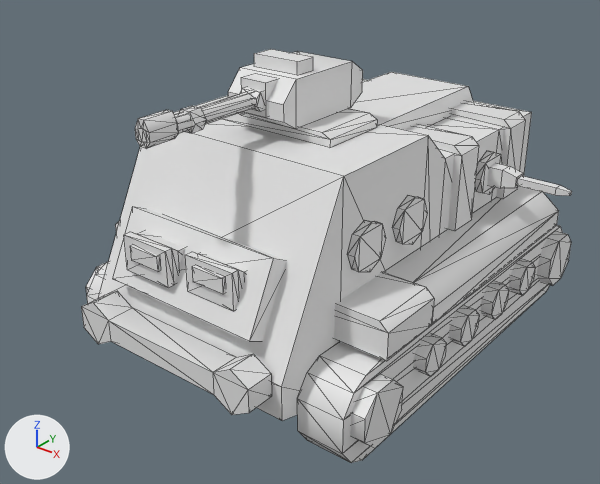
Two versions of the FBX model Assets/_Project/Art/Models/Unit/unit_Tank_Special_B_yup.fbx, one commit apart.
Rendered twice from a camera (50 mm lens) standing at (5.89, -8.35, 6.0) and looking at (0.15, -1.19, 1.56). The axes (+X, +Y, +Z) are drawn at lower left. The lights are the same throughout. The picture after the commit comes second. Mesh edges are drawn as thin lines. Where no turn or scale is listed for an object, it has been applied to the vertices.

The first picture shows 'unit_Tank_Special_B_Body_yup', 'unit_Tank_Special_B_Gun_yup.001', 'unit_Tank_Special_B_Turret_yup', 'unit_Tank_Special_B_Weapon_yup'.
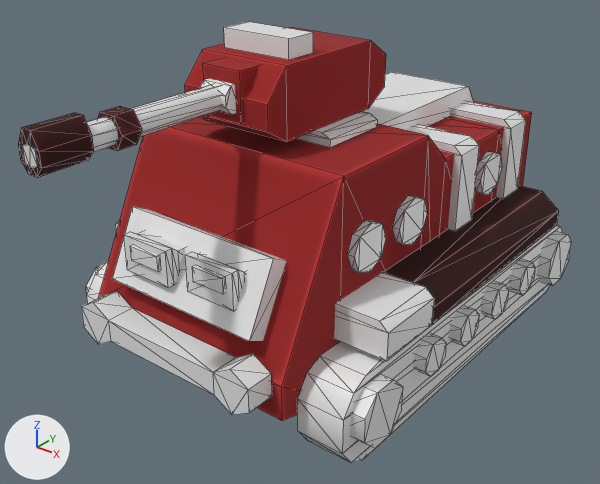
The newer file is also rescaled (x0.683) as a whole; pictures and numbers use the older file's frame.

Where the change shows, as pixel boxes [x1, y1, x2, y2] in the pictures (600 x 484 px; the box of a moved part takes in the faces that stretch with it):
'unit_Tank_Special_B_Body_yup', shading changed, recoloured (white to red): [96, 73, 559, 421] in both
'unit_Tank_Special_B_Turret_yup', reshaped, recoloured (49% wider, 48% taller): before [228, 49, 363, 129]; after [185, 22, 386, 141]
'unit_Tank_Special_B_Weapon_yup', recoloured, moved, rescaled (70% wider, 63% taller): before [135, 88, 263, 149]; after [18, 78, 236, 178]
'unit_Tank_Special_B_Gun_yup.001', deleted: before [487, 163, 572, 196]
part 1 of me_mesh, shading changed: [81, 73, 560, 421] in both
part 2 of me_mesh, recoloured (white to red): before [99, 79, 559, 421]; after [99, 101, 559, 421]
part 3 of me_mesh_001, moved or reshaped: before [228, 49, 363, 129]; after [185, 22, 386, 141]
part 4 of me_mesh_001, recoloured: before [228, 51, 363, 129]; after [185, 27, 386, 141]
part 5 of me_mesh_002, moved or reshaped: before [135, 88, 263, 149]; after [18, 78, 236, 178]
part 6 of me_mesh_002, recoloured: before [135, 106, 206, 149]; after [18, 106, 142, 178]

The change, as a diff of the scene's bpy script:
```diff
--- a/Assets/_Project/Art/Models/Unit/unit_Tank_Special_B_yup.fbx.py
+++ b/Assets/_Project/Art/Models/Unit/unit_Tank_Special_B_yup.fbx.py
@@ img_txtr_canopus_iii_set01_red_diff_png @@
+img_txtr_canopus_iii_set01_red_diff_png = load_image('txtr_canopus-iii_set01-red_diff.png', '../../../../Canopus-III_Low-Poly_Sci-Fi_Desert_Units_Set_1/textures/txtr_canopus-iii_set01-red_diff.png', 2048, 2048, 'sRGB')
@@ mat_actorcolor @@
+mat_actorcolor = principled_material('ActorColor')
+mat_actorcolor.texture = img_txtr_canopus_iii_set01_red_diff_png
+mat_actorcolor.roughness = 1.0
@@ mat_actormaterial @@
+mat_actormaterial = principled_material('ActorMaterial')
+mat_actormaterial.base_color = (0.8, 0.8, 0.8)  # white #e7e7e7
+mat_actormaterial.roughness = 0.4
@@ me_mesh_001 @@
 # used by ob_unit_tank_special_b_turret_yup; location = (0.0, -0.94, 3.15)
-me_mesh_001.from_pydata(...)  # 32 vertices, 25 faces; spans x -0.403..0.403, y -0.855..0.625, z 0.0..0.694
+me_mesh_001.from_pydata(...)  # 32 vertices, 25 faces; spans x -0.589..0.589, y -1.344..0.821, z -0.003..1.012
+# me_mesh_001 part 3: the whole mesh is multiplied about its middle by the matrix ((1.463, 0.0, 0.0), (0.0, 1.463, 0.0), (0.0, 0.0, 1.463)), then moved by (0.0, -0.147, 0.157)
+# me_mesh_001 part 4: all 20 faces centred in x -0.403..0.403, y -0.855..0.625, z 0.0..0.547 switch from no material to mat_actorcolor (picture img_txtr_canopus_iii_set01_red_diff_png)
+me_mesh_001.materials.append(mat_actormaterial)  # white #e7e7e7
@@ me_mesh @@
 me_mesh.from_pydata(...)  # 550 vertices, 802 faces; spans x -2.2..2.2, y -3.42..2.65, z 0.0..3.15
 # used by ob_unit_tank_special_b_body_yup; location = (0.0, 0.0, 0.0)
+# me_mesh part 1: edges marked sharp go from 524 to 548
+# me_mesh part 2: 82 of the faces centred in x -2.1..2.1, y -3.07..2.6, z 0.33..3.0 switch from no material to mat_actorcolor (picture img_txtr_canopus_iii_set01_red_diff_png)
+me_mesh.materials.append(mat_actormaterial)  # white #e7e7e7
@@ me_mesh_002 @@
 # used by ob_unit_tank_special_b_weapon_yup; location = (0.0, -1.75, 3.46)
-me_mesh_002.from_pydata(...)  # 64 vertices, 98 faces; spans x -0.13..0.13, y -1.64..0.0, z -0.12..0.16
+me_mesh_002.from_pydata(...)  # 64 vertices, 98 faces; spans x -0.19..0.19, y -2.87..-0.47, z -0.04..0.38
+# me_mesh_002 part 5: the whole mesh is scaled about its middle by 1.46, then moved by (0.0, -0.85, 0.15)
+# me_mesh_002 part 6: 58 of the faces centred in x -0.11..0.11, y -1.64..-0.9, z -0.12..0.16 switch from no material to mat_actorcolor (picture img_txtr_canopus_iii_set01_red_diff_png)
+me_mesh_002.materials.append(mat_actormaterial)  # white #e7e7e7
@@ ob_unit_tank_special_b_gun_yup_001 @@
-ob_unit_tank_special_b_gun_yup_001 = bpy.data.objects.new('unit_Tank_Special_B_Gun_yup.001', me_mesh_004)
-ob_unit_tank_special_b_gun_yup_001.location = (1.43, 1.06, 2.1)
```
